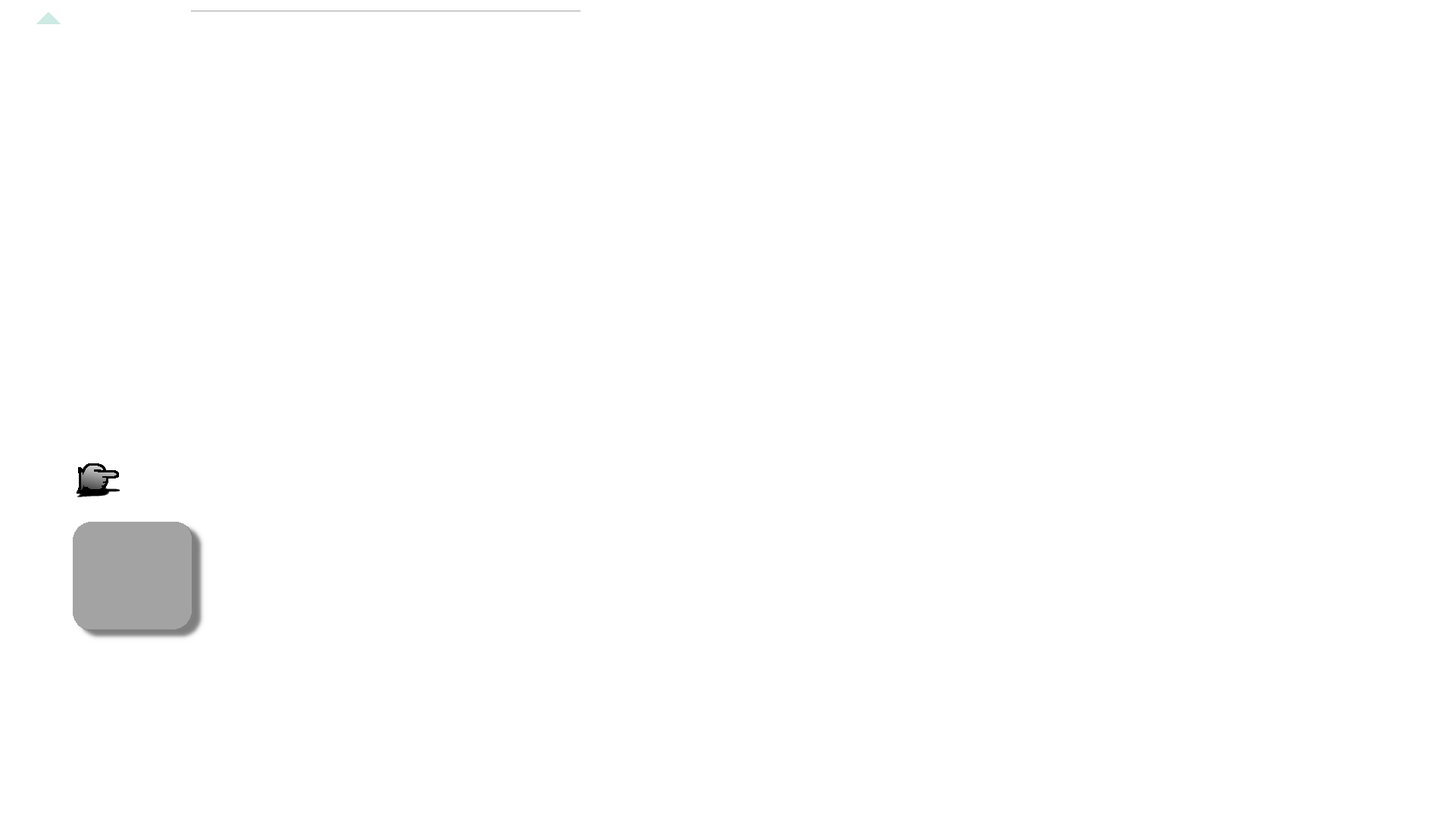
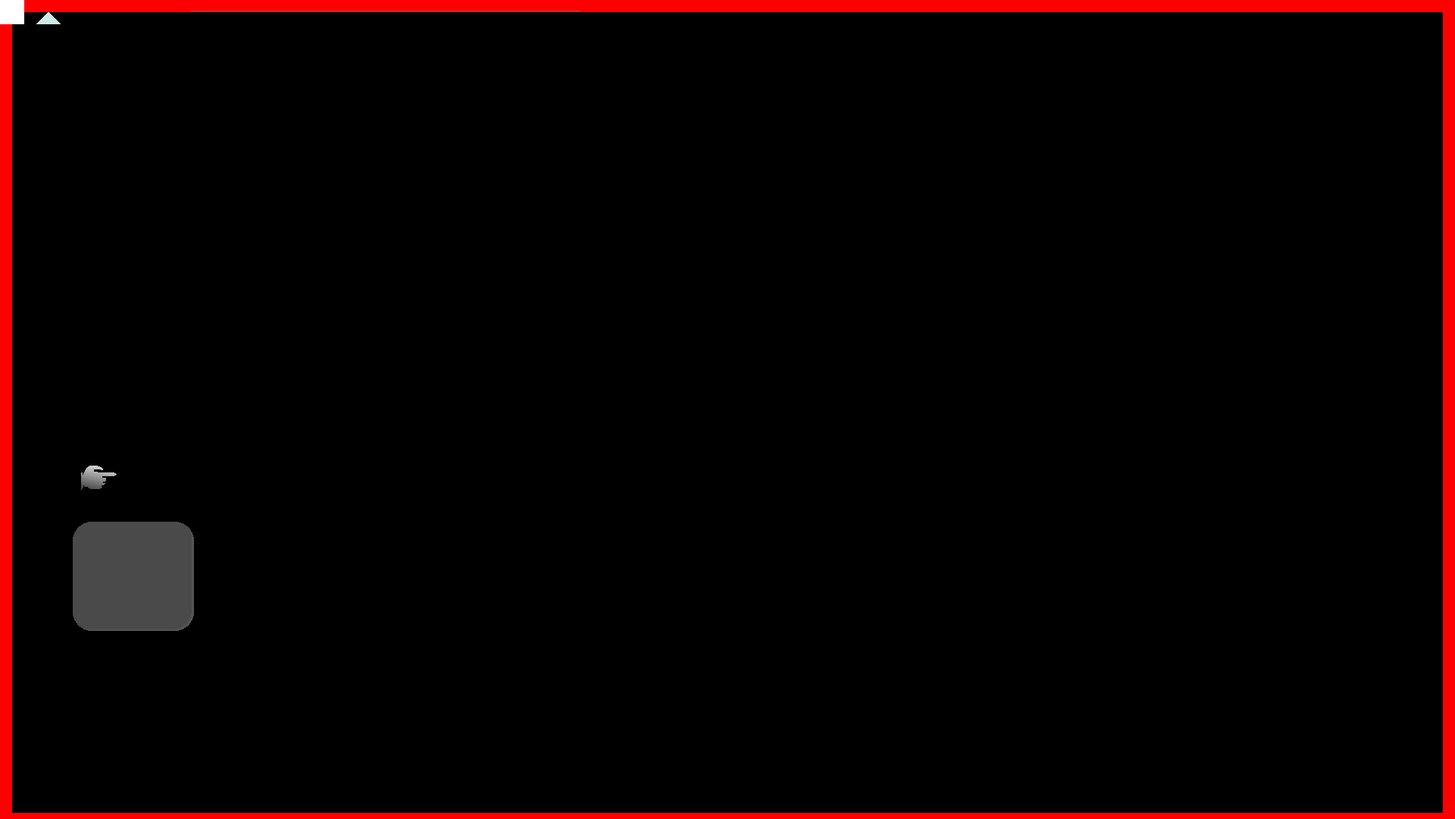
Layers edited between the first and the second w=1455, h=819 image:
added layer "Border" over <box>0,0,1455,819</box>
